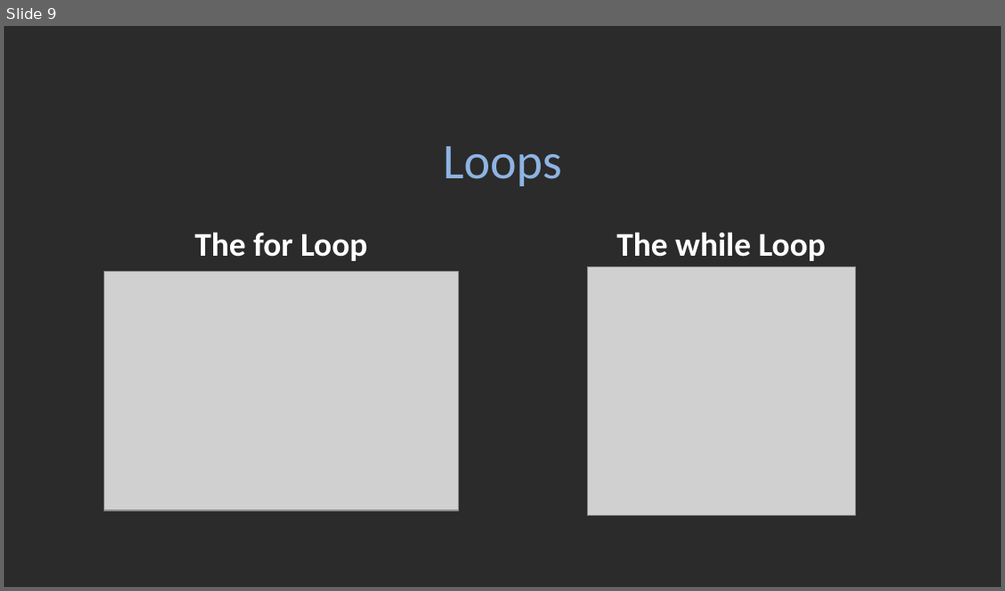
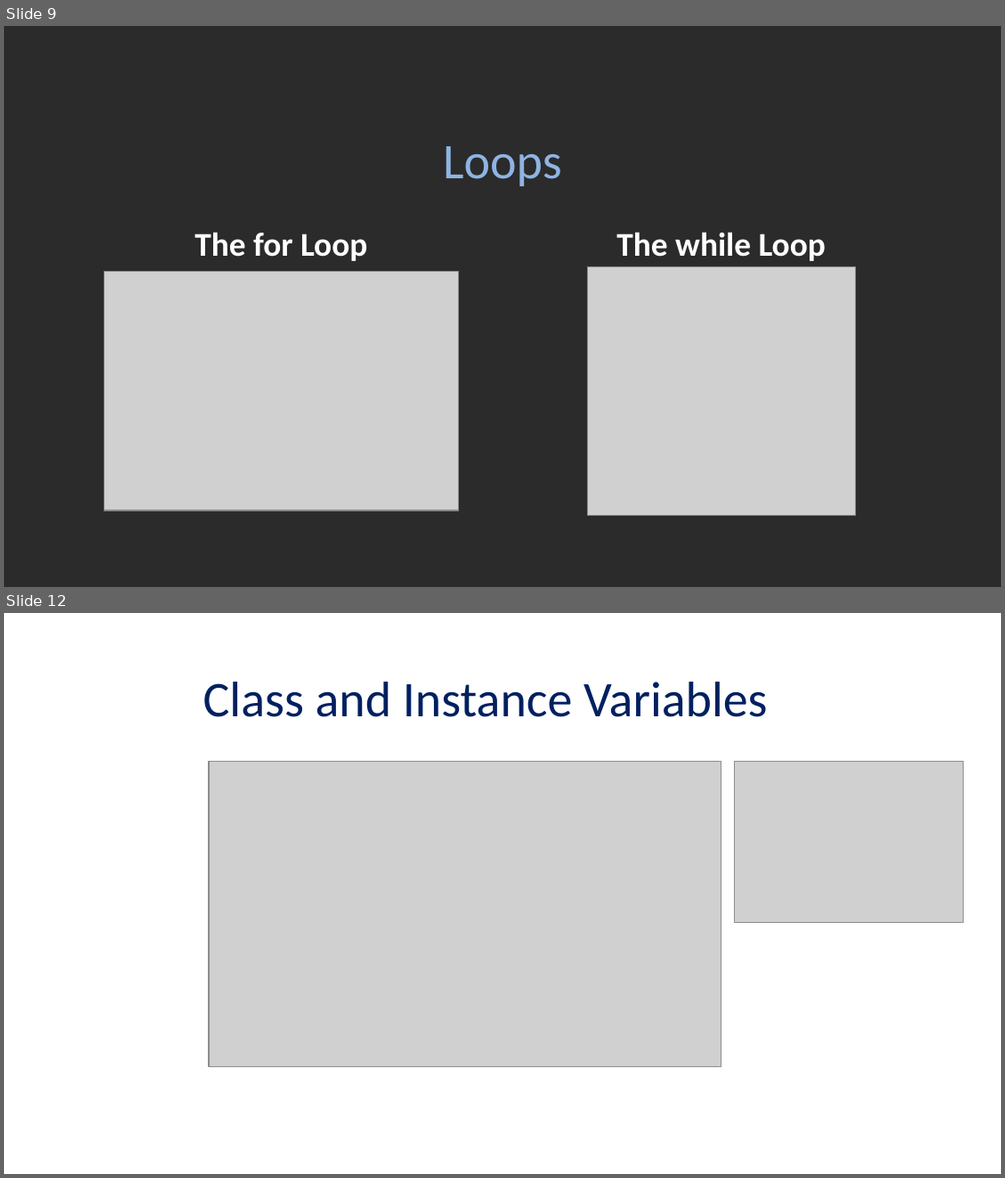
Before and after one commit to doanthanhnhan/learningPY, a slide deck: 2021_PY_Slide.pptx. Shown one above the other, each under a label of ours: slide 9 before the commit, slides 9 and 12 after it; the slides between them are not shown. The pictures are 1005x591 and 1005x1178 pixels, drawn with LibreOffice and Linux fonts; fonts in the diff are those of the drawing; grey boxes stand for pictures; background and template pictures are left out; a plain dark background stands for a picture behind light text. Boxes give left, top, right and bottom in pixels: in the first picture for what was removed or moved away, otherwise in the second. Text is boxed around its words. In the diff, an @@ line names an element or a change of style, - is before the commit and + after.

```diff
--- a/2021_PY_Slide.pptx
+++ b/2021_PY_Slide.pptx
@@ slide 12 added at (x1=4, y1=613, x2=1001, y2=1174), background picture (left out) @@
@@ title added at (x1=203, y1=682, x2=768, y2=717), 36 pt, text #002060 @@
+Class and Instance Variables
@@ picture added at (x1=209, y1=762, x2=720, y2=1067) @@
@@ picture added at (x1=735, y1=762, x2=963, y2=922) @@
```
Also in this commit, not shown: 10 other slides added, 5 slides removed.
